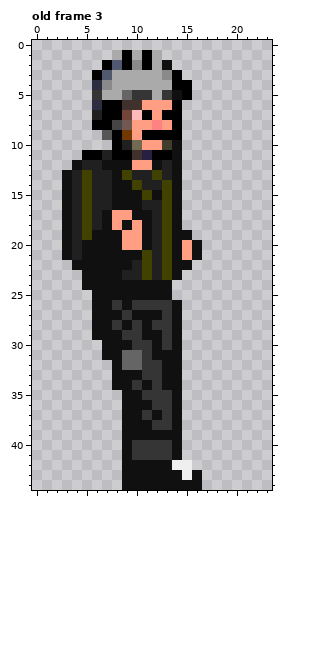
One commit to this pixel-art file: static/bruno.aseprite. This is how it looked before the edit.
24x45 pixels, 13 frames. Shown: old frame 3. The commit also changed other frames, which this record leaves out.
Now the later version:
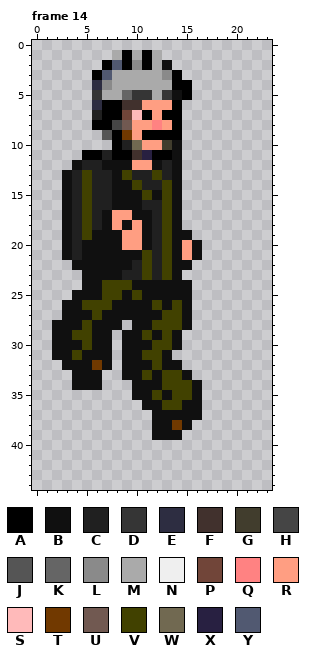
Palette (. is transparent): A #000000  B #101010  C #202020  D #353535  E #2d2d41  F #41312d  G #413d2d  H #454545  J #555555  K #656565  L #8a8a8a  M #aaaaaa  N #efefef  P #714539  Q #ff8282  R #ff9e82  S #ffbaba  T #713900  U #715951  V #414100  W #716951  X #282041  Y #515971
A new or re-ordered frame is compared with the old frame closest to it.
What changed:
frames 13 -> 16
Frame 14 is new; against old frame 3:
Colour B now appears in row 24 at x 14 to 15; in row 25 at x 4 to 5 and 14 to 15; in row 26 at x 3 to 4 and 15; in row 27 at x 3 to 5 and 15; in row 28 at x 2 to 4 and 15; in row 29 at x 2 to 3.
Colour B now appears in row 30 at x 2 to 4 and 6; in row 31 at x 2 to 3 and 5 to 6; in row 32 at x 3 to 5 and 7; in row 33 at x 4 to 6 and 15; in row 34 at x 4 to 6 and 16; in row 35 at x 16.
Colour B now appears in rows 36 to 37 at x 15 to 16; in row 38 at x 15.
The author changed colour D to colour B in row 26 at x 8, 10 to 11 and 13; in row 27 at x 9; in row 28 at x 8 and 10; in row 29 at x 9 to 10; in row 30 at x 10 to 11; in row 32 at x 11.
The author changed colour D to colour B in row 33 at x 12; in row 34 at x 10 and 12; in row 35 at x 11 and 13; in row 36 at x 12; in row 37 at x 13; in row 38 at x 12 to 13.
The author changed colour K to colour B in rows 31 to 32 at x 9 to 10.
Colour T now appears in row 32 at x 6.
The author changed colour B to colour T in row 38 at x 14.
Colour V now appears in row 26 at x 5; in row 28 at x 5; in row 29 at x 4 to 5; in row 30 at x 5; in row 31 at x 4; in rows 34 to 35 at x 15.
The author changed colour B to colour V in row 24 at x 7 to 9; in row 25 at x 7 to 8 and 10; in row 26 at x 6 to 7 and 14; in row 27 at x 6 and 14; in row 28 at x 14; in row 29 at x 11.
The author changed colour B to colour V in rows 30 to 31 at x 12; in rows 33 to 34 at x 13 to 14; in rows 35 to 36 at x 14.
The author changed colour D to colour V in row 26 at x 12; in row 27 at x 13; in row 28 at x 12 to 13; in rows 29 to 30 at x 13; in row 31 at x 11; in row 32 at x 12.
The author changed colour D to colour V in row 33 at x 11; in row 35 at x 12; in row 36 at x 13.
Colour B is removed in row 28 at x 9; in rows 29 to 30 at x 8; in row 31 at x 8 and 14; in rows 32 to 33 at x 8; in row 34 at x 8 to 9; in row 35 at x 9.
Colour B is removed in rows 36 to 37 at x 9 to 10; in rows 38 to 39 at x 9 to 11; in rows 40 to 41 at x 9 and 14; in row 42 at x 9 to 13; in row 43 at x 9 to 14 and 16; in row 44 at x 9 to 16.
Colour D is removed in row 37 at x 11; in rows 40 to 41 at x 10 to 13.
Colour N is removed in row 42 at x 14 to 15; in row 43 at x 15.
Changed places in both pictures, as pixel boxes (x1, y1, x2, y2):
changed: (52, 280, 202, 490)
